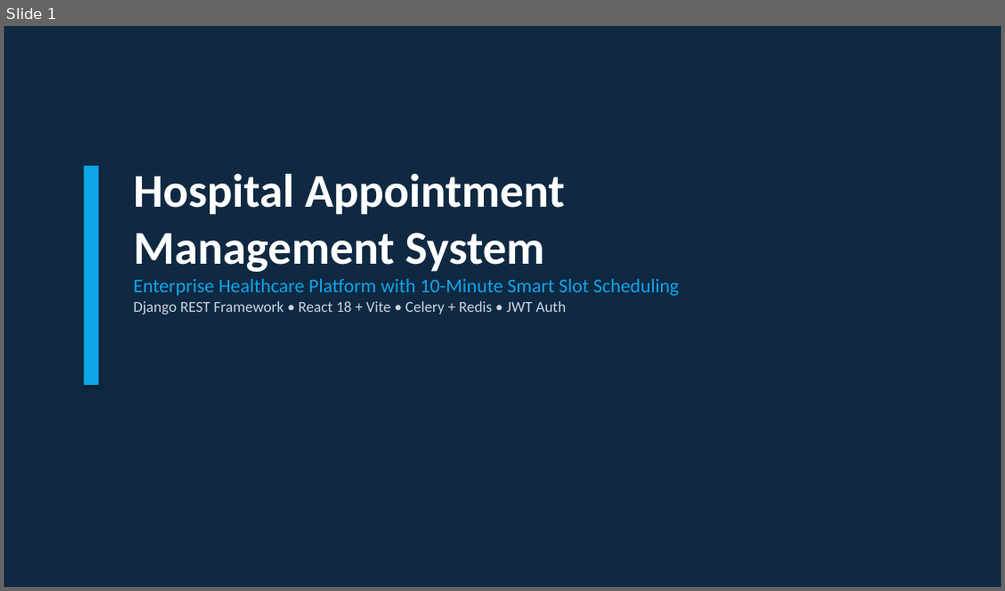
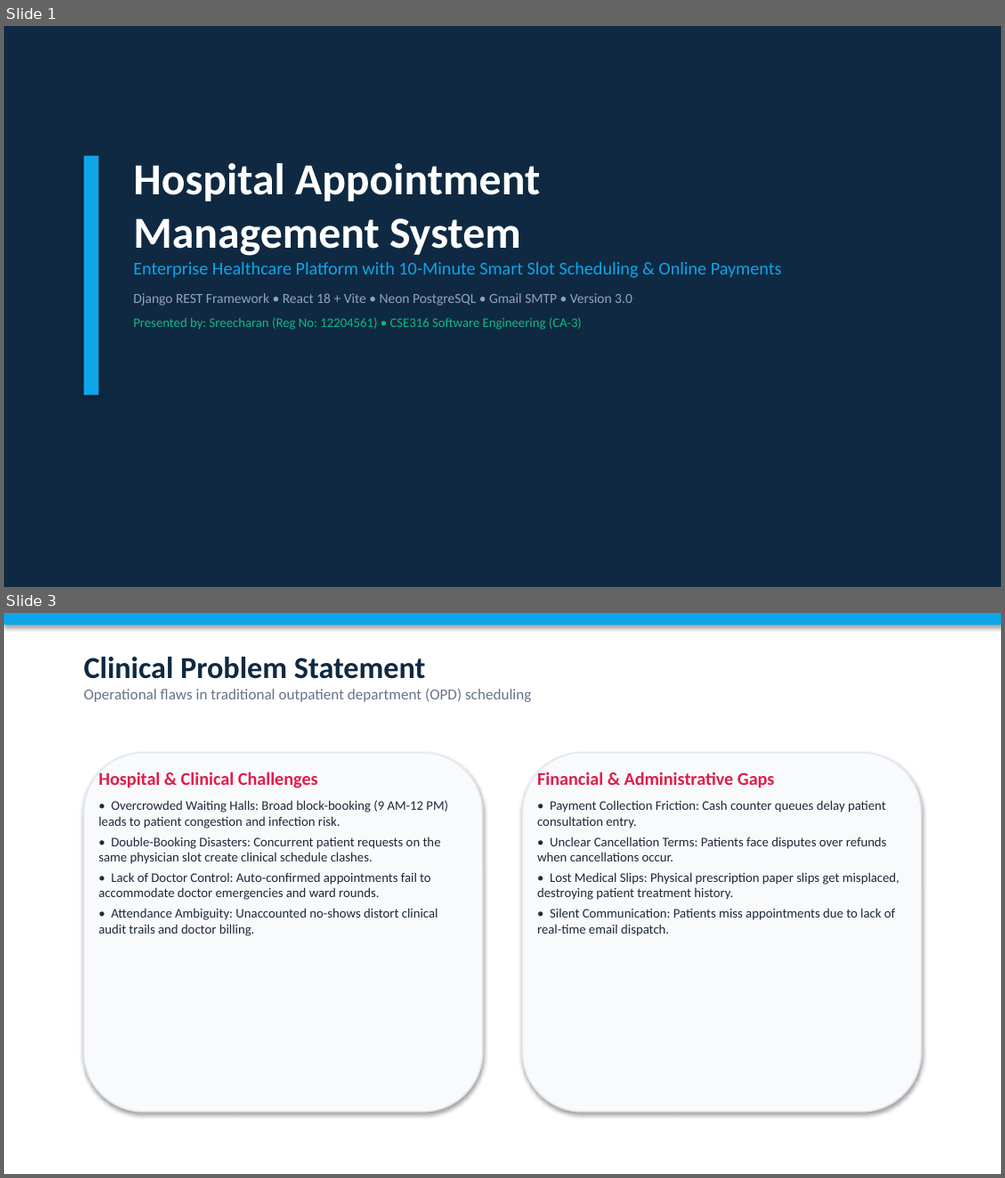
Before and after one commit to Sreecharan01/Hospital-Management-System, a slide deck: hospital_management_system.pptx. Shown one above the other, each under a label of ours: slide 1 before the commit, slides 1 and 3 after it; the slides between them are not shown. The pictures are 1005x591 and 1005x1178 pixels, drawn with LibreOffice and Linux fonts; fonts in the diff are those of the drawing. Boxes give left, top, right and bottom in pixels: in the first picture for what was removed or moved away, otherwise in the second. Text is boxed around its words. In the diff, an @@ line names an element or a change of style, - is before the commit and + after.

Commit message:
feat(presentation): update 16-slide PPTX with INR payments, 50% refund, live Gmail SMTP, and cloud deployment

```diff
--- a/hospital_management_system.pptx
+++ b/hospital_management_system.pptx
@@ slide 3 added at (4, 613, 1001, 1174), background #FFFFFF @@
@@ rectangle added at (4, 613, 1001, 625), fill #0EA5E9 @@
@@ text added at (84, 657, 531, 702), 11 pt, text #64748B @@
+Clinical Problem Statement
+Operational flaws in traditional outpatient department (OPD) scheduling
@@ rounded rectangle added at (84, 753, 483, 1111), fill #F8FAFC, outline #E2E8F0 1 pt @@
@@ text added at (98, 771, 448, 936), 9.5 pt, text #1E293B @@
+Hospital & Clinical Challenges
+• Overcrowded Waiting Halls: Broad block-booking (9 AM-12 PM) leads to patient congestion and infection risk.
+• Double-Booking Disasters: Concurrent patient requests on the same physician slot create clinical schedule clashes.
+• Lack of Doctor Control: Auto-confirmed appointments fail to accommodate doctor emergencies and ward rounds.
+• Attendance Ambiguity: Unaccounted no-shows distort clinical audit trails and doctor billing.
@@ rounded rectangle added at (522, 753, 921, 1111), fill #F8FAFC, outline #E2E8F0 1 pt @@
@@ text added at (537, 771, 899, 936), 9.5 pt, text #1E293B @@
+Financial & Administrative Gaps
+• Payment Collection Friction: Cash counter queues delay patient consultation entry.
+• Unclear Cancellation Terms: Patients face disputes over refunds when cancellations occur.
+• Lost Medical Slips: Physical prescription paper slips get misplaced, destroying patient treatment history.
+• Silent Communication: Patients miss appointments due to lack of real-time email dispatch.
@@ slide 1 changed as well @@
@@ rectangle: place and size @@
-rectangle at (84, 166, 98, 385)
+rectangle at (84, 156, 98, 394)
@@ text "Hospital Appointment Management System": place and size @@
-text "Hospital Appointment Management System" at (133, 174, 679, 314)
+text "Hospital Appointment Management System" at (133, 163, 782, 329)
@@ text at (133, 163, 540, 256): size 34 to 32 pt in "Hospital Appointment Management System" @@
@@ text at (133, 262, 782, 329): text changed; size 14 to 13 pt @@
-Enterprise Healthcare Platform with 10-Minute Smart Slot Scheduling
-Django REST Framework • React 18 + Vite • Celery + Redis • JWT Auth
+Enterprise Healthcare Platform with 10-Minute Smart Slot Scheduling & Online Payments
+Django REST Framework • React 18 + Vite • Neon PostgreSQL • Gmail SMTP • Version 3.0
+Presented by: Sreecharan (Reg No: 12204561) • CSE316 Software Engineering (CA-3)
```
Also in this commit, not shown: 14 other slides added, 13 slides removed, 1 other file.
